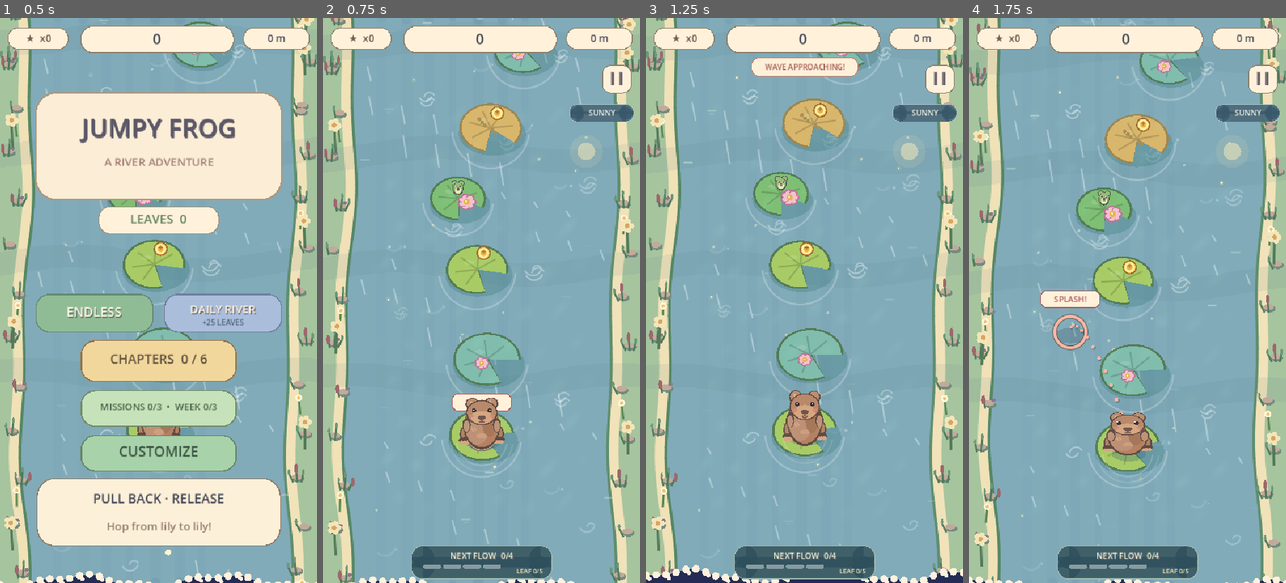
Above: before the commit, frames 1-4 (left to right).
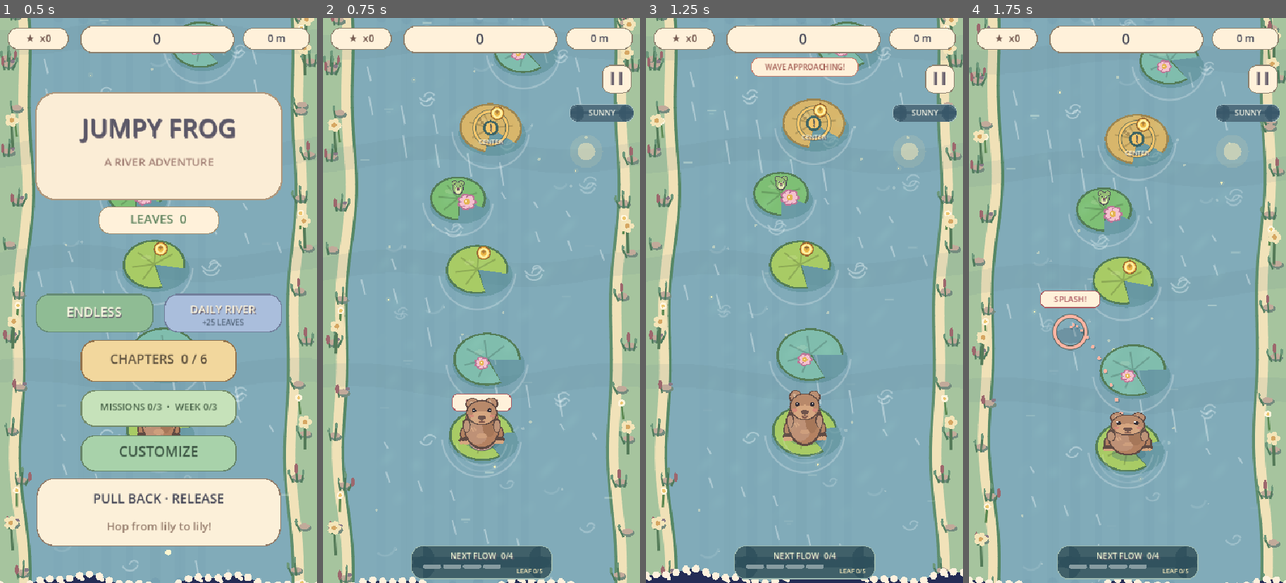
Above: after the commit, the same moments.

Repository: dbrckk/Jumpy-frog
Game: Godot game, scene res://main.tscn
Two runs of this game, one before a commit and one after it. Both use one fixed random seed, a clock stepped at 60 frames per second and the inputs below.
Inputs (mouse positions are in pixels of both pictures, inside the frame that each line leads up to):
- Up to frame 1 (0.5 s): no input
- Up to frame 2 (0.75 s): tap Enter at 0.5 s; move the mouse to (551, 272) at 0.52 s; tap R at 0.6 s; click (551, 272) at 0.67 s
- Up to frame 3 (1.25 s): tap Space at 0.77 s
- Up to frame 4 (1.75 s): drag from (1064, 328) to (1111, 413) at 1.27 s

Frame 1 is identical in both runs. In frame 2, 0.3% of the frame differs, in the area x 47-59%, y 16-23%; in frame 3, 0.3%; in frame 4, 0.3%, in the area x 47-60%, y 18-25%.

Commit message:
feat(gameplay): optional six-biome precision trials with unique earned effects

Diff:
--- a/scripts/art.gd
+++ b/scripts/art.gd
@@ -4,6 +4,7 @@
 const VISUAL_MOTION = preload("res://scripts/visual_motion.gd")
 const JUMP_FEEDBACK = preload("res://scripts/jump_feedback.gd")
 const WEATHER = preload("res://scripts/weather.gd")
+const BIOME_TRIALS = preload("res://scripts/biome_trials.gd")
 ## Hand-drawn, resolution-independent vector renderer. All illustrations are original.
 const W := 540.0
 const H := 960.0
@@ -13,6 +14,10 @@
 const CREAM := Color("#fff1da")
 const PALETTE := [
 	Color("#a8cb65"), Color("#7ebf75"), Color("#d8b66b"), Color("#80bdad")
+]
+const TRIAL_INKS := [
+	Color("#f6c66b"), Color("#ee94b4"), Color("#ddaf62"),
+	Color("#b6b8ff"), Color("#84e1f8"), Color("#b5dbec")
 ]
 
 static func ellipse(c: CanvasItem, at: Vector2, radii: Vector2, color: Color, segments: int = 30) -> void:
@@ -103,6 +108,8 @@
 			_fragile_lily(c, screen, float(pad["r"]), time, int(pad["id"]) == fragile_pad_id, fragile_seconds, graphics_quality)
 		if bool(pad.get("harmony", false)):
 			_harmony_lily(c, screen, float(pad["r"]), time, graphics_quality)
+		if bool(pad.get("trial", false)):
+			_trial_lily(c, screen, float(pad["r"]), time, int(pad.get("trial_biome", 0)), graphics_quality)
 		if bool(pad.get("guardian", false)):
 			_guardian_lily(c, screen, float(pad["r"]), time)
 		if bool(pad.get("boost", false)):
@@ -844,6 +851,22 @@
 						Color(0.68, 0.81, 0.82, 0.74), 2.1)
 
 
+# Clearly signposted skill objective, visible even at Android quality zero.
+# All rings/marks are cosmetic; actual perfect detection is unchanged.
+static func _trial_lily(c: CanvasItem, pos: Vector2, radius: float, time: float, biome: int, quality: int) -> void:
+	var accent: Color = TRIAL_INKS[clampi(biome, 0, 5)]
+	var pulse := 1.5 * sin(time * 4.0)
+	var ring_radius := minf(radius * 0.56, 28.0) + pulse
+	c.draw_arc(pos, ring_radius, 0.0, TAU, 24 if quality == 0 else 36,
+		Color(0.16, 0.29, 0.30, 0.86), 5.0, true)
+	c.draw_arc(pos, ring_radius, 0.0, TAU, 24 if quality == 0 else 36, accent, 3.1, true)
+	c.draw_circle(pos, 13.0, Color(0.20, 0.37, 0.39, 0.90))
+	c.draw_circle(pos, 9.0, accent)
+	text(c, "!", pos + Vector2(0, -1), 17, Color("#35464b"), true)
+	# Explicit objective beside the target rather than a misleading SAFE cue.
+	text(c, "CENTER", pos + Vector2(0, radius * 0.42), 11, Color("#fff9db"), true, 73.0)
+
+
 static func _lily(c: CanvasItem, pos: Vector2, radius: float, kind: int, t: float, ident: int, impact: float = 0.0, biome: int = 0, graphics_quality: int = 2) -> void:
 	var r := radius * (1.0 + sin(t * 1.5 + float(ident)) * 0.012)
 	var wiggle := sin(t * 2.1 + float(ident) * 1.7) * 0.035 + sin((1.0 - impact) * 17.0) * impact * 0.075
--- /dev/null
+++ b/scripts/biome_trials.gd
@@ -0,0 +1,27 @@
+extends RefCounted
+## Optional, zero-currency perfect-landing objectives shared by all six biomes.
+## No RNG, no geometry changes and no new colliders; old campaign seeds remain valid.
+## One opportunity per six main pads, never on existing hazard/special pads.
+const FIRST_ID := 4
+const PERIOD := 6
+const NAMES := ["SUN PULSE", "BLOOM RUSH", "REED BREATH", "MOON GUARD", "CRYSTAL FOCUS", "STORM SURGE"]
+const SCORES := [70, 60, 65, 55, 160, 80]
+const WAVE_RELIEF := [3.0, 0.0, 6.0, 0.0, 0.0, 7.0]
+const FLOW_SECONDS := [0.0, 3.0, 0.0, 0.0, 0.0, 2.0]
+
+static func eligible(ident: int, festival_step: int, dangerous: bool,
+	moving: bool, harmony: bool, fragile: bool, guardian: bool) -> bool:
+	return ident >= FIRST_ID and (ident - FIRST_ID) % PERIOD == 0 \
+		and festival_step < 0 and not dangerous and not moving \
+		and not harmony and not fragile and not guardian
+
+static func reward(biome: int) -> Dictionary:
+	if biome < 0 or biome >= NAMES.size():
+		return {}
+	return {
+		"name": NAMES[biome],
+		"score": SCORES[biome],
+		"wave_relief": WAVE_RELIEF[biome],
+		"flow_seconds": FLOW_SECONDS[biome],
+		"guardian": biome == 3
+	}
--- a/scripts/game.gd
+++ b/scripts/game.gd
@@ -19,6 +19,7 @@
 const DEVICE_DIAGNOSTICS = preload("res://scripts/device_diagnostics.gd")
 const FRAME_PACING = preload("res://scripts/frame_pacing.gd")
 const WEATHER = preload("res://scripts/weather.gd")
+const BIOME_TRIALS = preload("res://scripts/biome_trials.gd")
 const W := 540.0
 const H := 960.0
 const PX_PER_M := 8.0
@@ -406,6 +407,9 @@
 		var danger_phase := layout_rng.randf_range(0.0, PAD_DANGER.CYCLE_SECONDS) if dangerous else 0.0
 		if dangerous:
 			last_danger_id = ident
+		var fragile := festival_step < 0 and biome in [2, 5] and ident > 4 and ident % 7 == 5 and ident % 13 != 0
+		var trial := BIOME_TRIALS.eligible(ident, festival_step, dangerous, bool(motion["moving"]),
+			harmony, fragile, ident % 13 == 0)
 		pads.append({
 			"id": ident,
 			"x": last_pad_x,
@@ -417,6 +421,8 @@
 			"boost": festival_step < 0 and ident % 7 == 0 and biome >= 1,
 			"guardian": festival_step < 0 and ident % 13 == 0,
 			"harmony": harmony,
+			"trial": trial,
+			"trial_biome": biome,
 			"festival_group": int(festival_info["festival_group"]),
 			"festival_step": festival_step,
 			"festival_collected": false,
@@ -427,7 +433,7 @@
 			"motion_amplitude": float(motion["motion_amplitude"]),
 			# A timed hazard is always clearly marked; it never changes
 			# generated collision size, and never coincides with a Guardian.
-			"fragile": festival_step < 0 and biome in [2, 5] and ident > 4 and ident % 7 == 5 and ident % 13 != 0
+			"fragile": fragile
 		})
 		# Two distinct, occasional optional lanes keep Endless decisions
 		# meaningful: GOLD yields currency, TIDE REFUGE buys time against
@@ -1088,6 +1094,27 @@
 			var new_height: float = float(pad["m"])
 			var distance_mark := ENDLESS_PACING.crossed_landmark(previous_height, new_height) if campaign_stage == -1 else 0
 			var gain := maxi(12, int((new_height - highest_m) * 13.0))
+			# A marked trial is consumed on its FIRST real landing, even if the
+			# player misses the center. Repeated visits cannot farm bonuses.
+			# Existing pads/collisions and permanent currency are unchanged.
+			if bool(pad.get("trial", false)):
+				pad["trial"] = false
+				if jump_is_perfect:
+					var trial_reward: Dictionary = BIOME_TRIALS.reward(int(pad.get("trial_biome", 0)))
+					gain += int(trial_reward.get("score", 0))
+					wave_m -= float(trial_reward.get("wave_relief", 0.0))
+					flow_seconds = minf(FLOW_DURATION, flow_seconds + float(trial_reward.get("flow_seconds", 0.0)))
+					if bool(trial_reward.get("guardian", false)):
+						guardian_charge = true
+					precision_pulse = maxf(precision_pulse, 1.0)
+					_add_float_text("%s!" % String(trial_reward.get("name", "TRIAL")),
+						_player_screen() + Vector2(0, -165), Color("#fff3b6"))
+					if graphics_quality > 0:
+						_burst(_player_screen() + Vector2(0, -10), 7 if graphics_quality == 1 else 12, "spark")
+					sound.play_event("boost")
+				else:
+					_add_float_text("TRIAL: CENTER NEEDED", _player_screen() + Vector2(0, -135),
+						Color("#eaf0da"))
 			if distance_mark > 0:
 				run_landmarks += 1
 				distance_banner_mark = distance_mark
--- /dev/null
+++ b/tests/biome_trials.gd
@@ -0,0 +1,126 @@
+extends SceneTree
+## Optional chapter skill trials must be real landings, safe and non-farmable.
+const TRIALS = preload("res://scripts/biome_trials.gd")
+var failures := 0
+
+func _initialize() -> void:
+	call_deferred("_run")
+
+func _check(ok: bool, message: String) -> void:
+	if not ok:
+		failures += 1
+		push_error("FAIL: " + message)
+
+func _hop(game: Node2D, pad: Dictionary, x_offset: float = 0.0) -> void:
+	game.aim_m = float(pad["m"])
+	game.aim_x = game._predicted_pad_x(pad) + x_offset
+	game._start_jump()
+	_check(game.jump_pad_id == int(pad["id"]), "real launch selects the intended target")
+	for tick in range(70):
+		game._process(0.02)
+		if game.mode != game.MODE_FLY:
+			break
+	_check(game.mode == game.MODE_PLAY or game.mode == game.MODE_CLEAR,
+		"legitimate trial jump ends on the pad, not in water")
+
+func _run() -> void:
+	_check(TRIALS.NAMES.size() == 6 and TRIALS.PERIOD == 6,
+		"all six environments have predictable precision objectives")
+	_check(not TRIALS.eligible(3, -1, false, false, false, false, false),
+		"tutorial hops remain free of trials")
+	_check(TRIALS.eligible(4, -1, false, false, false, false, false),
+		"first opportunity appears on fourth primary pad")
+	for excluded in range(5):
+		var flags := [false, false, false, false, false]
+		flags[excluded] = true
+		_check(not TRIALS.eligible(4, -1, flags[0], flags[1], flags[2], flags[3], flags[4]),
+			"trial cannot overlap hazards, moving pads, harmony, fragile or guardian")
+	_check(not TRIALS.eligible(4, 0, false, false, false, false, false),
+		"Firefly Festival never gains an extra skill penalty")
+	_check(TRIALS.reward(-1).is_empty() and TRIALS.reward(6).is_empty(),
+		"invalid biomes never grant bonuses")
+	var reward_names := {}
+	for biome in range(6):
+		var reward: Dictionary = TRIALS.reward(biome)
+		reward_names[reward["name"]] = true
+		_check(int(reward["score"]) > 0 and not reward.has("leaves"),
+			"challenge rewards are meaningful but never mint persistent leaves")
+		_check(float(reward["wave_relief"]) >= 0 and float(reward["flow_seconds"]) >= 0,
+			"skill effects never secretly increase wave pressure")
+	_check(reward_names.size() == 6, "six recognizable mechanic rewards")
+	var game: Node2D = load("res://main.tscn").instantiate()
+	root.add_child(game)
+	await process_frame
+	game.chapters.unlocked_count = 6
+	for biome in range(6):
+		game._start_chapter(biome)
+		var original_course: Array = []
+		for pad in game.pads:
+			original_course.append([pad["id"], pad["x"], pad["m"], pad["r"]])
+		var opportunity: Dictionary = {}
+		for pad in game.pads:
+			if int(pad["id"]) == 4:
+				opportunity = pad
+				break
+		_check(not opportunity.is_empty() and bool(opportunity.get("trial", false)),
+			"every chapter provides an early, visible optional trial")
+		_check(int(opportunity.get("trial_biome", -1)) == biome,
+			"trial effects reflect the river's biome")
+		for ident in range(1, 5):
+			var landing: Dictionary = {}
+			for pad in game.pads:
+				if int(pad["id"]) == ident:
+					landing = pad
+					break
+			_check(not landing.is_empty(), "sequential main route retains all platforms")
+			if landing.is_empty():
+				break
+			_hop(game, landing)
+			if game.mode != game.MODE_PLAY:
+				break
+		_check(game.run_hops >= 4 and game.run_perfects >= 4,
+			"real perfectly aimed hops complete trial without bypassing collisions")
+		_check(not bool(opportunity.get("trial", true)),
+			"success consumes trial on the pad itself")
+		var marker := false
+		for msg in game.float_texts:
+			if String(msg["text"]).contains(String(TRIALS.NAMES[biome])):
+				marker = true
+		_check(marker, "each biome announces its own reward on landing")
+		var still_generated: Array = []
+		for pad in game.pads:
+			if int(pad["id"]) <= 4:
+				still_generated.append([pad["id"], pad["x"], pad["m"], pad["r"]])
+		var expected: Array = []
+		for record in original_course:
+			if int(record[0]) <= 4:
+				expected.append(record)
+		_check(still_generated == expected or game.cam_m > 75.0,
+			"trials leave main route geometry unchanged")
+	# An imprecise yet safe arrival consumes the optional skill marker with no reward.
+	game._start_chapter(0)
+	for ident in range(1, 5):
+		var pad: Dictionary = {}
+		for item in game.pads:
+			if int(item["id"]) == ident:
+				pad = item
+				break
+		if pad.is_empty():
+			break
+		_hop(game, pad, float(pad["r"]) * 0.45 if ident == 4 else 0.0)
+		if game.mode != game.MODE_PLAY:
+			break
+	_check(game.run_hops >= 4 and game.run_perfects == 3,
+		"safe edge landing does not accidentally earn a perfect")
+	var consumed := true
+	for pad in game.pads:
+		if int(pad["id"]) == 4:
+			consumed = not bool(pad.get("trial", true))
+	_check(consumed, "failed skill trial is also consumed, preventing repeat farming")
+	game.queue_free()
+	await process_frame
+	if failures == 0:
+		print("PASS: six biome-specific trials, authentic landings, reward economy, anti-farming and fair collision")
+	else:
+		printerr("FAIL: biome trial checks %d" % failures)
+	quit(0 if failures == 0 else 1)
Not shown, changed: .github/workflows/ci.yml
Not shown, changed: README.md
